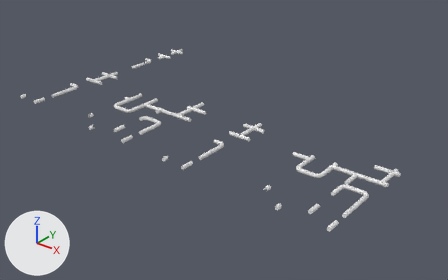
An edit to the FBX model Assets/Art/Models/Structures/Pipes/AtmosphericPipes.fbx, drawn before and after from the same camera.
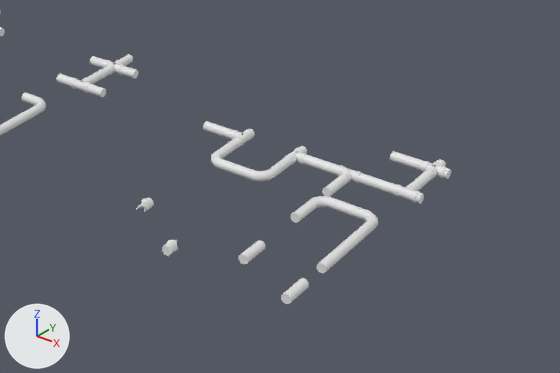
The first picture shows the older version from a camera (50 mm lens) standing at (15.01, -17.53, 10.83) and looking at (-0.47, 1.81, -1.17). The close-ups show the older and then the newer version on the part from 46% to 100% of the width and 35% to 93% of the height of that picture. Only the edits that show in the close-ups are written down. Arrows for +X, +Y and +Z are at lower left; the lights stay in place. Where no turn or scale is listed for an object, it has been applied to the vertices.

The first close-up shows 'PipesLayer1Broken2', 'PipesLayer1I', 'PipesLayer1L1', 'PipesLayer1L3', 'PipesLayer1T1', 'PipesLayer1T2', 'PipesLayer1T3', 'PipesLayer1T4', 'PipesLayer1X', 'PipesLayer2T', 'PipesLayer2X' and 7 more.
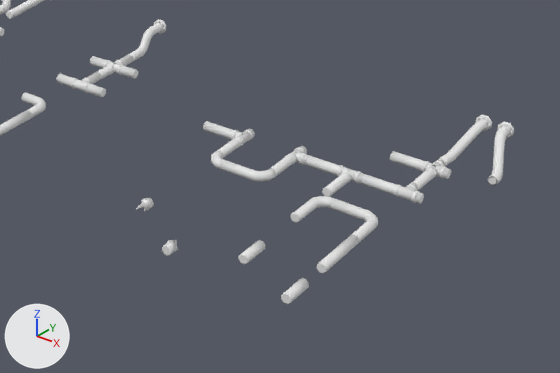
Where the newer file only moved an object's origin or applied its transform, the numbers keep the older frame.

The change, as a diff of the scene's bpy script:
```diff
--- a/Assets/Art/Models/Structures/Pipes/AtmosphericPipes.fbx.py
+++ b/Assets/Art/Models/Structures/Pipes/AtmosphericPipes.fbx.py
@@ me_pipeslayer1t4 @@
 me_pipeslayer1t4.from_pydata(...)  # 152 vertices, 115 faces; spans x -0.5..0.338, y -0.5..0.5, z -0.449..-0.274
+# me_pipeslayer1t4 part 1: edges marked sharp go from 72 to 0
 me_pipeslayer1t4.materials.append(mat_palette05)
@@ me_pipeslayer1broken2 @@
 me_pipeslayer1broken2.from_pydata(...)  # 33 vertices, 33 faces; spans x 0.152..0.333, y 0.256..0.5, z -0.439..-0.263
+# me_pipeslayer1broken2 part 6: edges marked sharp go from 32 to 0
 me_pipeslayer1broken2.materials.append(mat_palette05)
@@ me_pipeslayer1i @@
 me_pipeslayer1i.from_pydata(...)  # 32 vertices, 26 faces; spans x 0.172..0.328, y -0.5..0.5, z -0.439..-0.284
+# me_pipeslayer1i part 8: edges marked sharp go from 16 to 0
 me_pipeslayer1i.materials.append(mat_palette05)
@@ me_pipeslayer1t2 @@
 me_pipeslayer1t2.from_pydata(...)  # 152 vertices, 115 faces; spans x -0.5..0.5, y -0.5..0.338, z -0.449..-0.274
+# me_pipeslayer1t2 part 4: edges marked sharp go from 72 to 0
 me_pipeslayer1t2.materials.append(mat_palette05)
@@ me_pipeslayer1t1 @@
 me_pipeslayer1t1.from_pydata(...)  # 152 vertices, 115 faces; spans x -0.5..0.5, y 0.162..0.5, z -0.449..-0.274
+# me_pipeslayer1t1 part 5: edges marked sharp go from 72 to 0
 me_pipeslayer1t1.materials.append(mat_palette05)
@@ me_pipeslayer1x @@
 me_pipeslayer1x.from_pydata(...)  # 192 vertices, 148 faces; spans x -0.5..0.5, y -0.5..0.5, z -0.449..-0.274
+# me_pipeslayer1x part 3: edges marked sharp go from 96 to 0
 me_pipeslayer1x.materials.append(mat_palette05)
@@ me_pipeslayer2x @@
 me_pipeslayer2x.from_pydata(...)  # 192 vertices, 148 faces; spans x -0.5..0.5, y -0.5..0.5, z -0.334..-0.159
+# me_pipeslayer2x part 2: edges marked sharp go from 96 to 0
 me_pipeslayer2x.materials.append(mat_palette05)
@@ me_pipeslayer2t @@
 me_pipeslayer2t.from_pydata(...)  # 152 vertices, 115 faces; spans x -0.5..0.5, y -0.088..0.5, z -0.334..-0.159
+# me_pipeslayer2t part 7: edges marked sharp go from 72 to 0
 me_pipeslayer2t.materials.append(mat_palette05)
@@ ob_pipeslayer3to4south @@
+ob_pipeslayer3to4south = bpy.data.objects.new('PipesLayer3To4South', me_pipeslayer3l2_001)  # 192 vertices, 147 faces; spans x -0.328..0.131, y -0.5..0.505, z -0.213..0.209; in mat_palette05_004 (its picture is missing), mat_palette05_008 (its picture is missing)
+ob_pipeslayer3to4south.location = (-1.7, 3.0, 0.0)
@@ ob_pipeslayer1to4south @@
+ob_pipeslayer1to4south = bpy.data.objects.new('PipesLayer1To4South', me_pipeslayer1l1_003)  # 192 vertices, 155 faces; spans x -0.128..0.333, y -0.501..0.504, z -0.441..0.209; in mat_palette05 (its picture is missing)
+ob_pipeslayer1to4south.location = (7.88, 2.98, 0.0)
@@ ob_pipeslayer3to4north @@
+ob_pipeslayer3to4north = bpy.data.objects.new('PipesLayer3To4North', me_pipeslayer3l2_002)  # 192 vertices, 147 faces; spans x -0.131..0.328, y -0.5..0.505, z -0.213..0.209; in mat_palette05 (its picture is missing), mat_palette05_006 (its picture is missing)
+ob_pipeslayer3to4north.location = (-2.5, 3.0, 0.0)
@@ ob_pipeslayer1to4north @@
+ob_pipeslayer1to4north = bpy.data.objects.new('PipesLayer1To4North', me_pipeslayer1l1_001)  # 192 vertices, 155 faces; spans x -0.333..0.128, y -0.501..0.504, z -0.441..0.209; in mat_palette05 (its picture is missing)
+ob_pipeslayer1to4north.location = (7.5, 3.0, 0.0)
@@ ob_pipeslayer2to4connector @@
+ob_pipeslayer2to4connector = bpy.data.objects.new('PipesLayer2To4Connector', me_pipeslayer2l_001)  # 192 vertices, 147 faces; spans x -0.132..0.131, y -0.5..0.505, z -0.324..0.209; in mat_palette05_001 (its picture is missing), mat_palette05_006 (its picture is missing)
+ob_pipeslayer2to4connector.location = (1.0, 3.0, 0.0)
```

What differs and where, as boxes (x1, y1, x2, y2) in the close-ups (560 x 373 px):
'PipesLayer1To4South', added: after (488, 122, 514, 186)
'PipesLayer1To4North', added: after (438, 115, 492, 167)
'PipesLayer2To4Connector', added: after (129, 19, 166, 61)
'PipesLayer3To4South', added: after (6, 0, 51, 19)
'PipesLayer3To4North', added: after (0, 0, 11, 15)
part 1 of me_pipeslayer1t4, shading changed: (203, 121, 255, 157) in both
part 2 of me_pipeslayer2x, shading changed: (90, 54, 138, 80) in both
part 3 of me_pipeslayer1x, shading changed: (390, 151, 451, 191) in both
part 4 of me_pipeslayer1t2, shading changed: (306, 156, 364, 197) in both
part 5 of me_pipeslayer1t1, shading changed: (361, 174, 424, 204) in both
part 6 of me_pipeslayer1broken2, shading changed: (137, 198, 154, 212) in both
part 7 of me_pipeslayer2t, shading changed: (57, 72, 105, 97) in both
part 8 of me_pipeslayer1i, shading changed: (316, 234, 359, 273) in both
